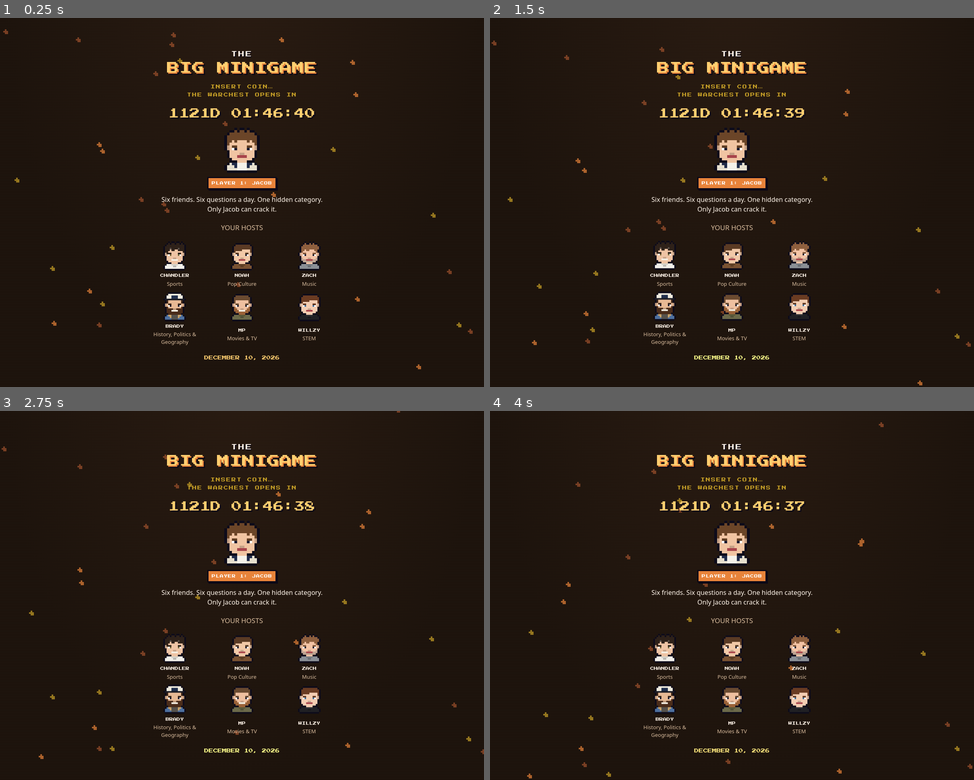
Above: before the commit, frames 1-4 (two rows, left to right).
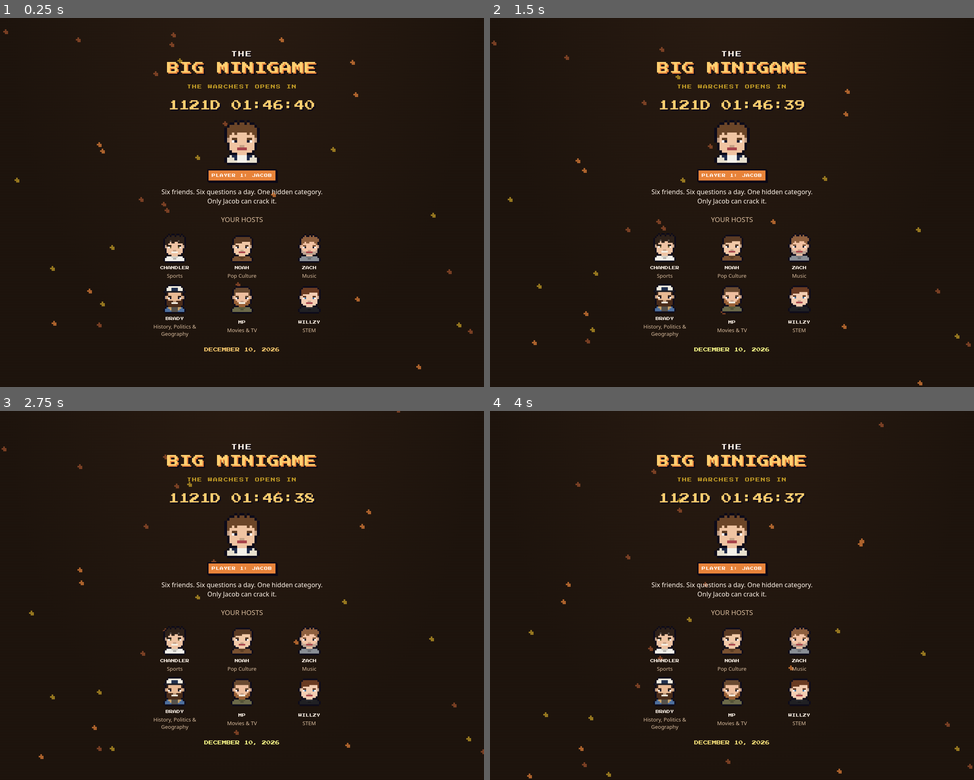
Above: after the commit, the same moments.

Repository: chandlerqueenan/thebig-minigame
Game: browser game, page index.html
Same seed, same stepped clock (60 frames per second), same inputs: the game is played once before the commit and once after it.
Inputs (mouse positions are in pixels of both pictures, inside the frame that each line leads up to):
- Up to frame 1 (0.25 s): no input
- Up to frame 2 (1.5 s): click (732, 202) at 0.27 s; click (732, 239) at 1.07 s
- Up to frame 3 (2.75 s): click (145, 558) at 1.67 s; click (338, 540) at 2.27 s
- Up to frame 4 (4 s): click (804, 669) at 2.87 s; click (611, 687) at 3.47 s

The runs differ from the first frame. In frame 1, 5.0% of the frame differs, in the area x 31-67%, y 18-93%; in frame 2, 5.1%; in frame 3, 5.1%; in frame 4, 5.1%.

Commit message:
Countdown: drop 'Insert coin'
Co-Authored-By: Claude Opus 5.5 <noreply@anthropic.com>
Claude-Session: https://claude.ai/code/session_019vmQWhCSDLzxR5SFEGus7N

Diff:
--- a/js/app.js
+++ b/js/app.js
@@ -128,7 +128,7 @@
     }
     $app.innerHTML =
       '<div class="splash">' + logoHTML() +
-      '<p class="gift">INSERT COIN…<br>THE WARCHEST OPENS IN</p>' +
+      '<p class="gift">THE WARCHEST OPENS IN</p>' +
       '<div class="clock" id="clock">--</div>' + playerCard() +
       '<p class="sub" style="margin:22px 0 4px;color:var(--muted)">YOUR HOSTS</p>' + lineup() +
       '<p class="press">' + esc(fmtLaunch()) + '</p></div>';
